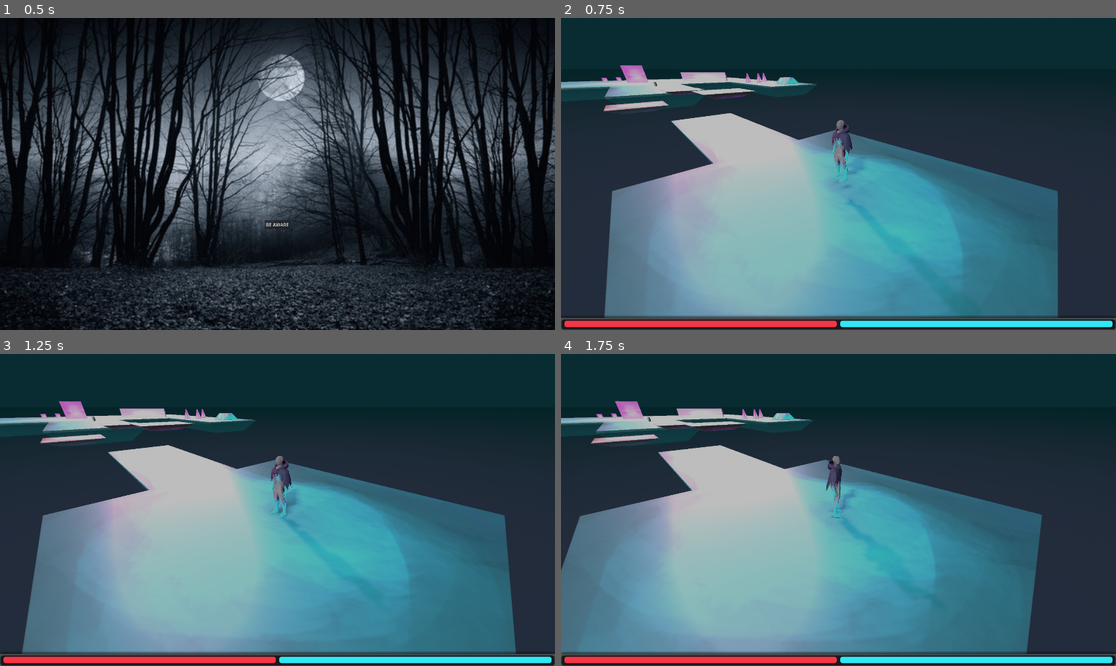
Above: before the commit, frames 1-4 (two rows, left to right).
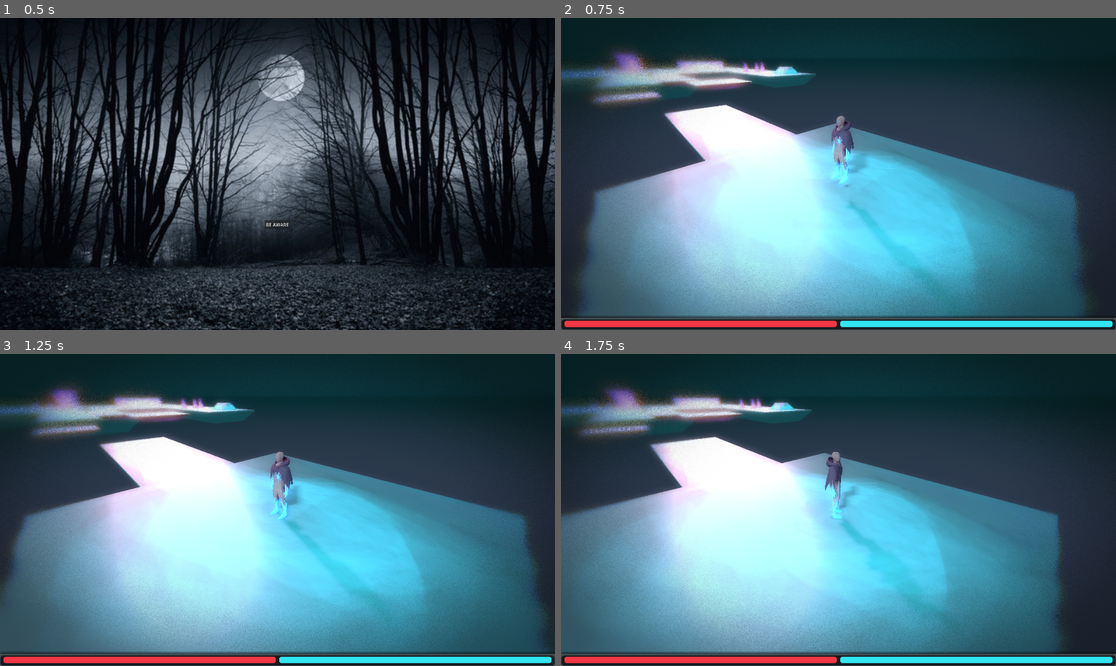
Above: after the commit, the same moments.

Repository: 1p22geo/AWARE_v0
Game: Godot game, scene res://scenes/UI/MainMenu/MainMenu.tscn
Two runs of this game, one before a commit and one after it. Both use one fixed random seed, a clock stepped at 60 frames per second and the inputs below.
Inputs (mouse positions are in pixels of both pictures, inside the frame that each line leads up to):
- Up to frame 1 (0.5 s): no input
- Up to frame 2 (0.75 s): click "BE AWARE" at 0.5 s
- Up to frame 3 (1.25 s): no input
- Up to frame 4 (1.75 s): tap Enter at 1.25 s; move the mouse to (960, 494) at 1.27 s; hold D (move_right) from 1.28 s (still down); hold Shift from 1.28 s (still down); click (960, 494) at 1.42 s; tap Space (jump) at 1.52 s

Frame 1 is identical in both runs. In frame 2, 40% of the frame differs, in the area x 0-95%, y 9-96%; in frame 3, 44%, in the area x 0-99%, y 9-96%; in frame 4, 42%.

Commit message:
feat: pretty shader

Diff:
--- a/project.godot
+++ b/project.godot
@@ -69,7 +69,3 @@
 "events": [Object(InputEventKey,"resource_local_to_scene":false,"resource_name":"","device":-1,"window_id":0,"alt_press …(192 unchanged characters)…
 ]
 }
-
-[rendering]
-
-renderer/rendering_method="mobile"
--- a/scenes/Player/Player.tscn
+++ b/scenes/Player/Player.tscn
@@ -1,16 +1,17 @@
-[gd_scene load_steps=9 format=3 uid="uid://caa1sxepyuvi0"]
+[gd_scene load_steps=16 format=3 uid="uid://caa1sxepyuvi0"]
 
-[ext_resource type="Script" uid="uid://df6v41m8eun65" path="res://src/core/components/health_component.gd" id="1_health"]
 [ext_resource type="Script" uid="uid://d1igv2r1bo2ul" path="res://src/core/MovementComponent.gd" id="1_bvqhm"]
+[ext_resource type="Script" uid="uid://d31wigai530m1" path="res://src/core/components/health_component.gd" id="1_health"]
 [ext_resource type="Script" uid="uid://dh3hdeu86f251" path="res://src/core/PlayerController.gd" id="2_ved6o"]
-[ext_resource type="Script" uid="uid://dghlyg1isb2v5" path="res://src/core/components/component_manager.gd" id="3_comp_mgr"]
+[ext_resource type="Script" uid="uid://fu5b4dacf15k" path="res://src/core/components/component_manager.gd" id="3_comp_mgr"]
 [ext_resource type="PackedScene" uid="uid://celxmljo2squ6" path="res://scenes/Player/jimmy.glb" id="3_ved6o"]
 [ext_resource type="Script" uid="uid://4t18gpei6jwu" path="res://src/camera/ThirdPersonCamera.gd" id="3_xcisb"]
+[ext_resource type="Script" uid="uid://xh0td0trnoks" path="res://src/core/components/synergy_data.gd" id="4_qt7jd"]
+[ext_resource type="Material" uid="uid://capa7d7o0ucpu" path="res://scenes/Player/jimmy-shadermaterial.tres" id="4_xcisb"]
 [ext_resource type="Resource" uid="uid://cyk2m8v3j6x7n" path="res://scenes/components/synergy_attack_health.tres" id="5_syn"]
 [ext_resource type="Resource" uid="uid://dj4m8v3n1p7q2" path="res://scenes/components/synergy_jump_regen.tres" id="6_syn"]
 [ext_resource type="Resource" uid="uid://b8v3m2p7q5n1r" path="res://scenes/components/synergy_armor_regen.tres" id="7_syn"]
 [ext_resource type="Resource" uid="uid://c7m5n1p2q3r4s" path="res://scenes/components/synergy_core_speed.tres" id="8_syn"]
-[ext_resource type="Material" uid="uid://capa7d7o0ucpu" path="res://scenes/Player/jimmy-shadermaterial.tres" id="4_xcisb"]
 
 [sub_resource type="CapsuleMesh" id="CapsuleMesh_socpp"]
 
@@ -34,7 +35,7 @@
 player_body = NodePath("..")
 health_component = NodePath("../HealthComponent")
 movement_component = NodePath("../MovementComponent")
-synergies = Array[Resource]([ExtResource("5_syn"), ExtResource("6_syn"), ExtResource("7_syn"), ExtResource("8_syn")])
+synergies = Array[ExtResource("4_qt7jd")]([ExtResource("5_syn"), ExtResource("6_syn"), ExtResource("7_syn"), ExtResource("8_syn")])
 
 [node name="PlayerController" type="Node" parent="Player" node_paths=PackedStringArray("body", "camera")]
 script = ExtResource("2_ved6o")
@@ -105,7 +106,7 @@
 transform = Transform3D(1, 0, 0, 0, 1, 0, 0, 0, 1, 6.2063856, 0, 0)
 
 [node name="Camera3D" type="Camera3D" parent="CameraRig" node_paths=PackedStringArray("target")]
-transform = Transform3D(-4.371139e-08, -0.8660255, 0.49999988, 0, 0.49999988, 0.8660255, -1, 3.7855177e-08, -2.1855689e-08, -3.1827667, 5.502296, -0.118058205)
+transform = Transform3D(-4.371139e-08, -0.8660255, 0.49999988, 0, 0.49999988, 0.8660255, -1, 3.7855177e-08, -2.1855689e-08, -4.333061, 5.502296, -0.118058205)
 current = true
 size = 26.168
 script = ExtResource("3_xcisb")
--- a/scenes/levels/glitch.gdshader
+++ b/scenes/levels/glitch.gdshader
@@ -1,15 +1,21 @@
 shader_type canvas_item;
 
-uniform float strength = 0.03;
-uniform float speed = 5.0;
-uniform float edge_start = 0.6;
+uniform float strength = 1.4;
+uniform float speed = 2.0;
+uniform float edge_start = 0.3;
+
+uniform float vignette_intensity = 0.45;
+uniform float vignette_start = 0.4;
+uniform float vignette_end = 0.9;
+uniform float vignette_distortion = 0.2;
+
 uniform sampler2D SCREEN_TEXTURE : hint_screen_texture, filter_linear_mipmap;
 
 void fragment() {
     vec2 uv = SCREEN_UV;
 
-    // Distance from center (0 = center, ~1 = corners)
-    float dist = distance(uv, vec2(0.5));
+    // Distance from center, normalized to [0, 1]
+    float dist = distance(uv, vec2(0.5)) / length(vec2(0.5));
 
     // Mask: only affect edges
     float edge = smoothstep(edge_start, 1.0, dist);
@@ -36,6 +42,11 @@
     col.b = texture(SCREEN_TEXTURE, uv - vec2(offset * 0.5, 0.0)).b;
     col.a = 1.0;
 
+    // Distorted Vignette
+    float distorted_dist = dist + (noise - 0.5) * vignette_distortion;
+    float vignette = smoothstep(vignette_start, vignette_end, distorted_dist);
+    col.rgb *= 1.0 - vignette * vignette_intensity;
+
     COLOR = col;
 }
 
--- a/scenes/levels/world.tscn
+++ b/scenes/levels/world.tscn
@@ -1,9 +1,20 @@
-[gd_scene load_steps=8 format=3 uid="uid://b4bmrng7uonyc"]
+[gd_scene load_steps=10 format=3 uid="uid://b4bmrng7uonyc"]
 
 [ext_resource type="PackedScene" uid="uid://caa1sxepyuvi0" path="res://scenes/Player/Player.tscn" id="1_lfyvx"]
 [ext_resource type="PackedScene" uid="uid://e3fla7hhclw5" path="res://assets/MODELS/world1/eine_neues_welt_model.tscn" id="2_7k8c1"]
 [ext_resource type="PackedScene" uid="uid://bekrx0o22avha" path="res://src/characters/Enemies/Enemy1.tscn" id="2_w2p53"]
 [ext_resource type="Script" uid="uid://ulgfn1yqjmd2" path="res://src/core/ProjectileController.gd" id="3_lfyvx"]
+[ext_resource type="Shader" uid="uid://td1hesrm8th3" path="res://scenes/levels/glitch.gdshader" id="4_glitch"]
+
+[sub_resource type="ShaderMaterial" id="ShaderMaterial_glitch"]
+shader = ExtResource("4_glitch")
+shader_parameter/strength = 1.6
+shader_parameter/speed = 2.0
+shader_parameter/edge_start = 0.4
+shader_parameter/vignette_intensity = 0.45
+shader_parameter/vignette_start = 0.4
+shader_parameter/vignette_end = 0.9
+shader_parameter/vignette_distortion = 0.2
 
 [sub_resource type="ProceduralSkyMaterial" id="ProceduralSkyMaterial_w2p53"]
 sky_top_color = Color(0.10039287, 0.20019403, 0.23124209, 1)
@@ -22,6 +33,8 @@
 [sub_resource type="Environment" id="Environment_gy5pc"]
 background_mode = 2
 sky = SubResource("Sky_7xgas")
+glow_enabled = true
+glow_bloom = 0.44
 fog_enabled = true
 fog_mode = 1
 fog_light_color = Color(0.077489115, 0.35746032, 0.4028017, 1)
@@ -39,6 +52,18 @@
 adjustment_saturation = 0.83
 
 [node name="World" type="Node3D"]
+
+[node name="GlitchEffect" type="CanvasLayer" parent="."]
+layer = 128
+
+[node name="ColorRect" type="ColorRect" parent="GlitchEffect"]
+material = SubResource("ShaderMaterial_glitch")
+anchors_preset = 15
+anchor_right = 1.0
+anchor_bottom = 1.0
+grow_horizontal = 2
+grow_vertical = 2
+accessibility_name = "shader"
 
 [node name="ProjectileController" type="Node" parent="."]
 unique_name_in_owner = true
--- a/src/camera/ThirdPersonCamera.gd
+++ b/src/camera/ThirdPersonCamera.gd
@@ -3,7 +3,7 @@
 
 @export var target: Node3D
 @export var height := 7.0
-@export var distance := 10.0
+@export var distance := 9.0
 @export var smooth := 30.0
 
 func _ready():
